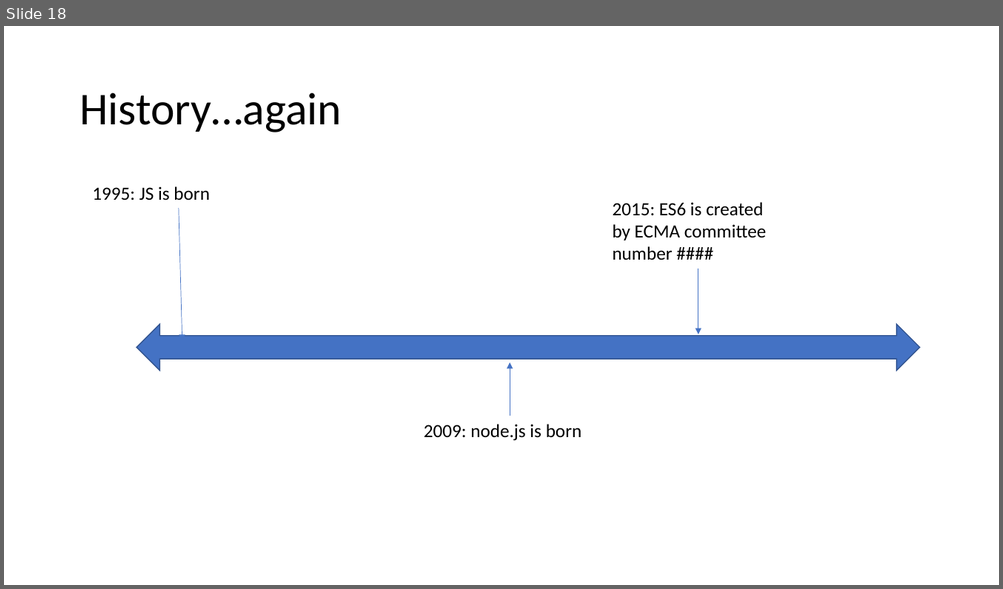
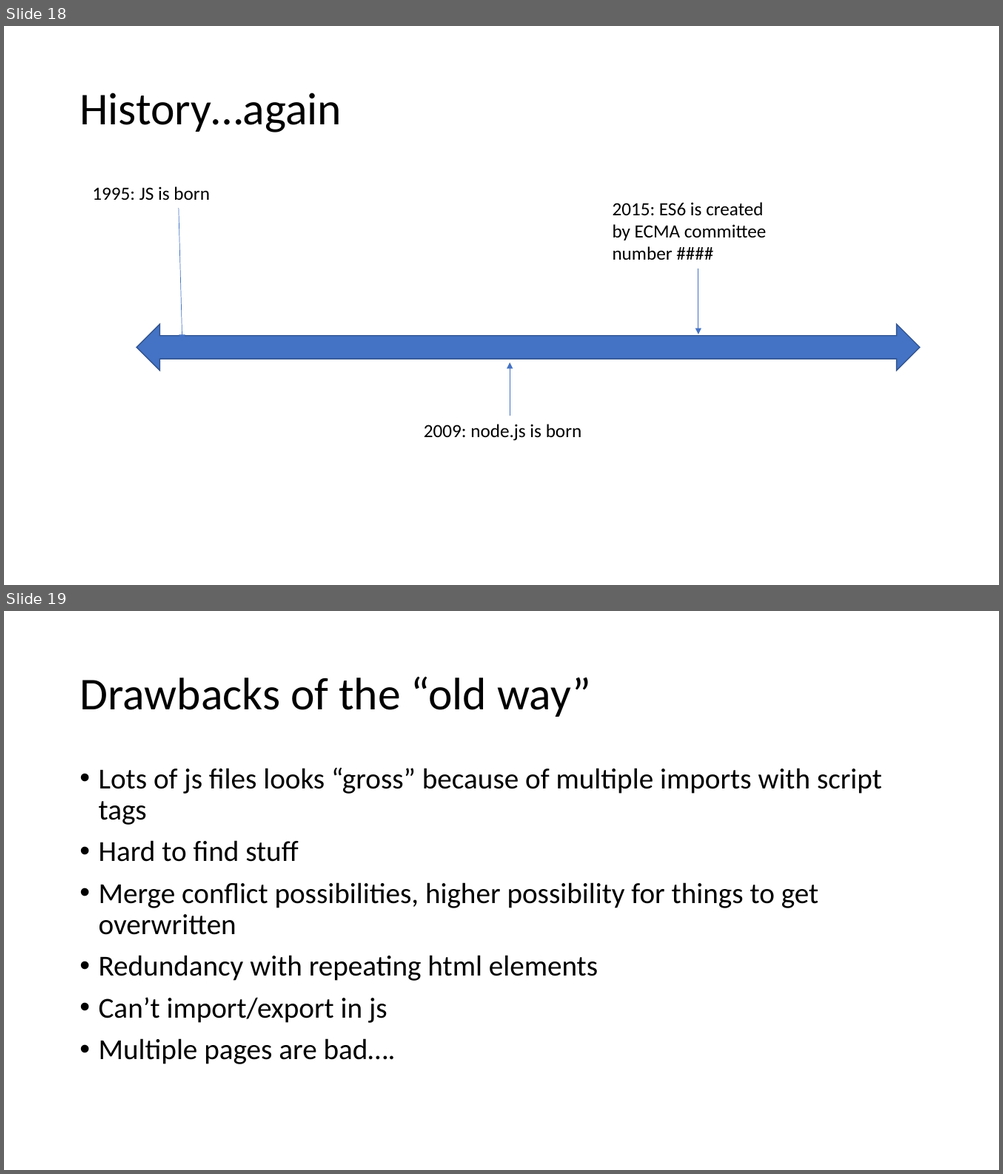
Before and after one commit to 2011JavaReact/Training, a slide deck: Week4/Week4.pptm. Shown one above the other, each under a label of ours: slide 18 before the commit, slides 18 and 19 after it. The pictures are 1003x589 and 1003x1174 pixels, drawn with LibreOffice and Linux fonts; fonts in the diff are those of the drawing. Boxes give left, top, right and bottom in pixels: in the first picture for what was removed or moved away, otherwise in the second. Text is boxed around its words. In the diff, an @@ line names an element or a change of style, - is before the commit and + after.

```diff
--- a/Week4/Week4.pptm
+++ b/Week4/Week4.pptm
@@ slide 19 added at bbox=[4, 611, 999, 1170], background #FFFFFF @@
@@ title added at bbox=[79, 676, 591, 717], 44 pt, text #000000 @@
+Drawbacks of the “old way”
@@ text added at bbox=[99, 768, 882, 1065], 28 pt, text #000000 @@
+• Lots of js files looks “gross” because of multiple imports with script tags
+• Hard to find stuff
+• Merge conflict possibilities, higher possibility for things to get overwritten
+• Redundancy with repeating html elements
+• Can’t import/export in js
+• Multiple pages are bad….
```
Also in this commit, not shown: 1 other slide added, 1 slide removed, 4 other files.
